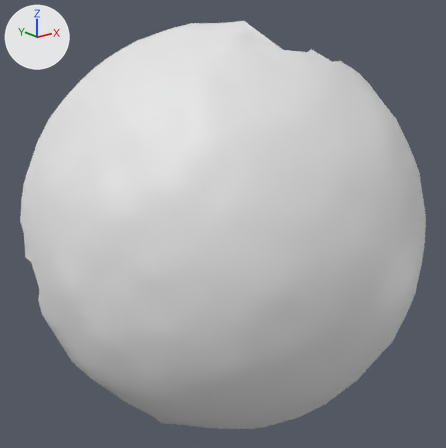
Renders of the OBJ model res/final/onecam_fullvolume/12/cleanedup/FullVolium.000509.obj from each side of a commit.
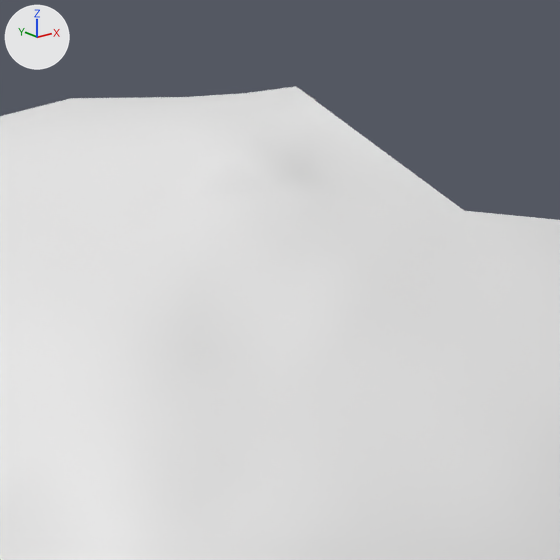
Each version appears first whole from a 50 mm lens placed at (-644.2, 242.6, 1071.9), pointed at (-513.6, 405.8, 1006.6), and next in a close-up on the part from 39% to 69% of the width and 0% to 29% of the height. The lights are fixed; the arrows at upper left show +X, +Y and +Z. Where no turn or scale is listed for an object, it has been applied to the vertices.

The first close-up shows 'FullVolium.000509'.
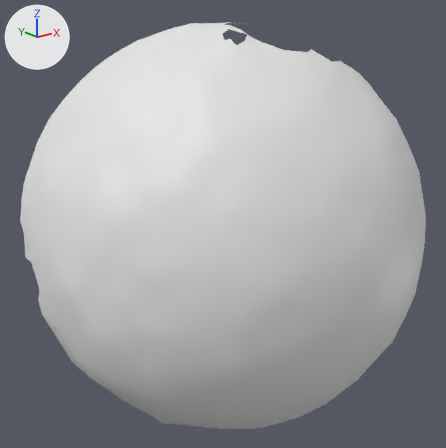
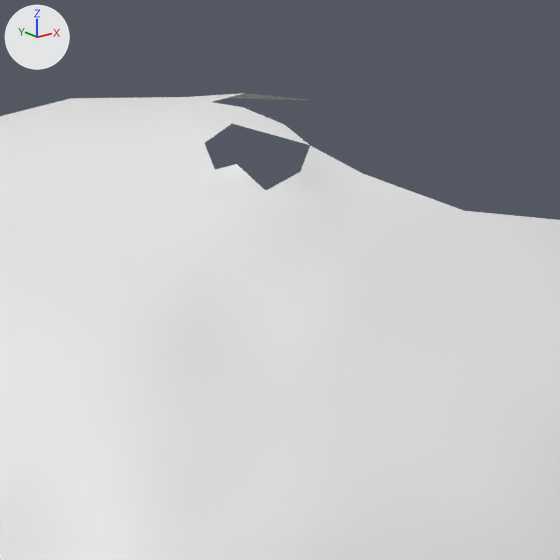
Boxes [x1, y1, x2, y2] around the edits, measured in the close-ups (560 x 560 px):
```json
{"object": "FullVolium.000509", "change": "reshaped", "before": [0, 87, 560, 560], "after": [0, 93, 560, 560]}
{"part": 1, "of": "me_fullvolium_000509", "change": "deleted", "before": [205, 87, 463, 210]}
```

Edits to the scene script, one JSON object a line:
```json
{"block": "me_fullvolium_000509", "where": "# used by ob_fullvolium_000509; location = (0.0, 0.0, 0.0)"}
{"op": "remove", "block": "me_fullvolium_000509", "code": "me_fullvolium_000509.from_pydata(...)  # 1310 vertices, 2563 faces; spans x -573.5..-445.2, y 350.9..452.3, z 934.7..1075.1"}
{"op": "add", "block": "me_fullvolium_000509", "code": "me_fullvolium_000509.from_pydata(...)  # 1307 vertices, 2548 faces; spans x -573.5..-445.2, y 350.9..452.3, z 934.7..1074.6"}
{"block": "me_fullvolium_000509", "change": "me_fullvolium_000509 part 1"}
{"block": "me_fullvolium_000509", "change": "3 vertices are removed from x -510.9..-499.2, y 403.1..412.3, z 1070.9..1075.1"}
{"block": "me_fullvolium_000509", "change": "15 faces are deleted"}
```
